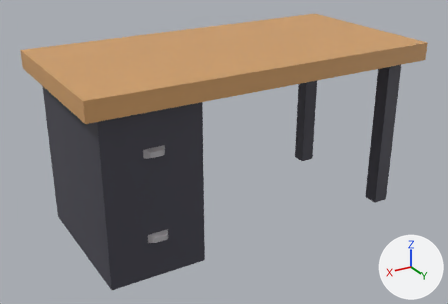
An edit to the glTF model Art/Assets/Office_Desk.glb, drawn before and after from the same camera.
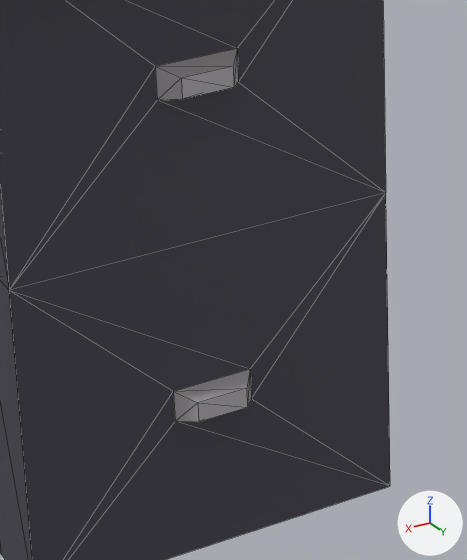
Old and new are each drawn whole from a camera (50 mm lens) standing at (1.75, 2.866, 1.81) and looking at (0.046, 0.027, 0.39) and again close up on the part from 23% to 50% of the width and 44% to 92% of the height. The axes (+X, +Y, +Z) are drawn at lower right. The lights are the same throughout. The last two pictures show the newer version. The close-ups show mesh edges as thin lines. Vertices at exactly the same position are counted once.

Script lines for the objects in view, before the commit:
```python
me_cube_001 = bpy.data.meshes.new('Cube.001')
me_cube_001.from_pydata(...)  # 144 vertices, 272 faces; spans x -1.0..1.0, y -0.5..0.5, z 0.0..1.0
# faces by material slot: [152, 80, 40]
me_cube_001.materials.append(mat_wood)  # orange #d3a068
me_cube_001.materials.append(mat_grey)  # dark grey #45444f
me_cube_001.materials.append(mat_steel_grey)  # grey #b8b5b9
ob_desk = bpy.data.objects.new('Desk', me_cube_001)
ob_desk.location = (0.0, 0.0, 0.0)
```
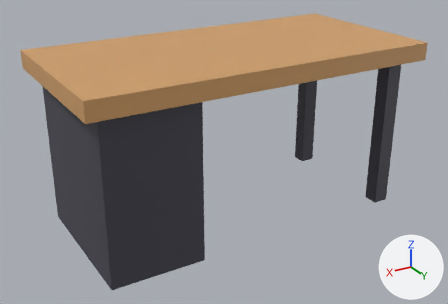
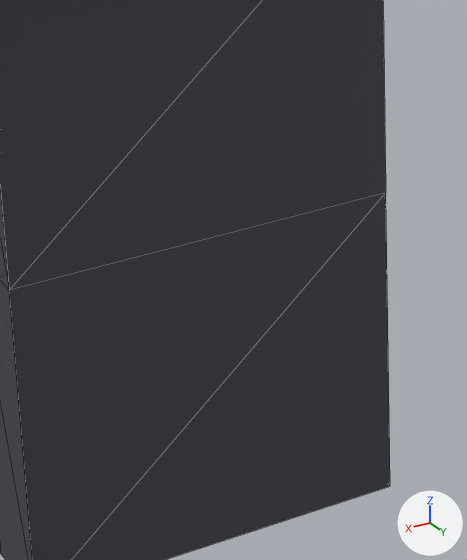
Changed parts and their boxes (x1, y1, x2, y2) in the close-ups (467 x 560 px):
part 1 of me_cube_001, cut back: (9, 0, 390, 560) in both

Patch to the scene script:
```diff
--- a/Art/Assets/Office_Desk.glb.py
+++ b/Art/Assets/Office_Desk.glb.py
@@ me_cube_001 @@
 # used by ob_desk; location = (0.0, 0.0, 0.0)
-me_cube_001.from_pydata(...)  # 144 vertices, 272 faces; spans x -1.0..1.0, y -0.5..0.5, z 0.0..1.0
+me_cube_001.from_pydata(...)  # 128 vertices, 240 faces; spans x -1.0..1.0, y -0.5..0.5, z 0.0..1.0
+# me_cube_001 part 1
+# 16 vertices are removed from x 0.61..0.72, y 0.43..0.46, z 0.2..0.7
+# 36 faces are deleted
+# 4 new faces join them, mat_grey (dark grey #45444f)
 me_cube_001.materials.append(mat_wood)
```
